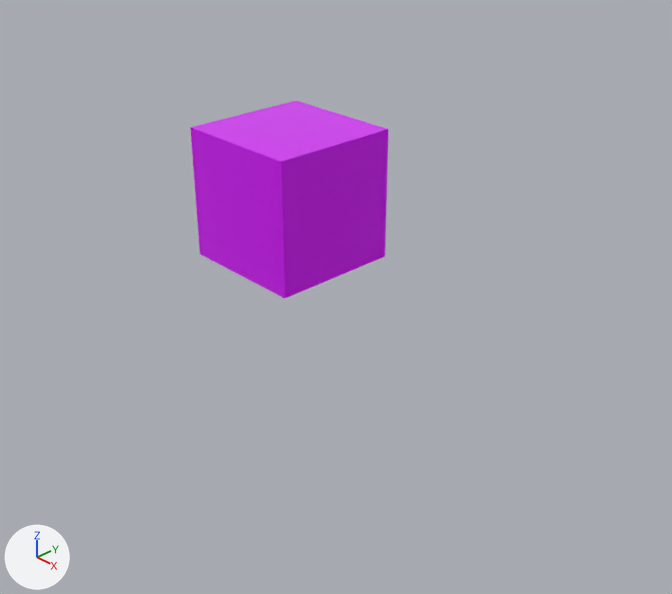
Two versions of the Blender file GameDevTvBasics.blend, one commit apart.
Rendered twice from a camera (50 mm lens) standing at (9.85, -8.35, 6.06) and looking at (0.57, 0.38, -0.64). Every picture has the same lights, and +X, +Y and +Z are marked at lower left.
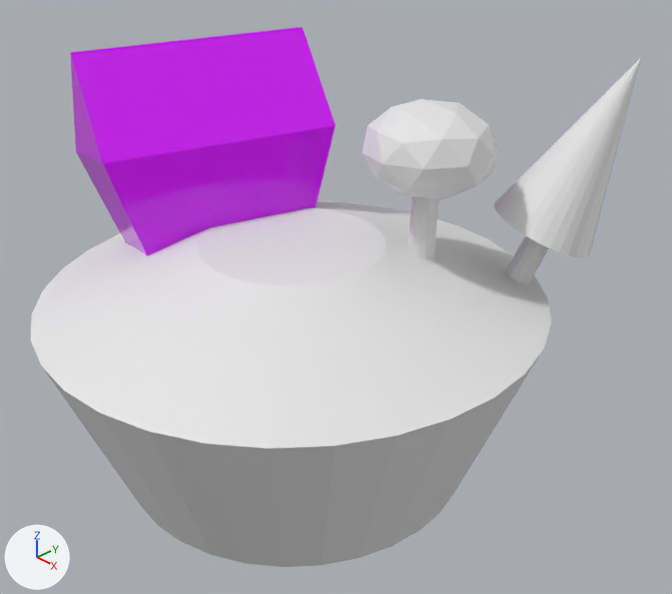
Commit message: Creation of the blockout

Boxes [x1, y1, x2, y2] around the edits, measured in the pictures (672 x 594 px):
'Base', added: after [31, 200, 551, 567]
'Cube', reshaped, moved, turned, rescaled: before [190, 101, 388, 298]; after [70, 27, 335, 256]
'Cone', added: after [494, 58, 641, 258]
'Cylinder.001', added: after [362, 99, 497, 200]
'Cylinder', added: after [408, 196, 439, 260]
'Cylinder.002', added: after [506, 236, 549, 284]
part 1 of me_cube, built on: before [191, 101, 388, 298]; after [70, 27, 335, 256]

Patch to the scene script:
```diff
--- a/GameDevTvBasics.blend.py
+++ b/GameDevTvBasics.blend.py
@@ me_cube @@
 me_cube.from_pydata(...)  # 8 vertices, 6 faces; spans x -1.0..1.0, y -1.0..1.0, z -1.0..1.0
 # used by ob_cube; location = (0.0, 0.0, 1.0)
 # verts and faces of me_cube; kept vertices keep their numbers, new ones are numbered from 8
 # before: 0 (1.0, 1.0, 1.0) at pixel (388, 129), 1 (1.0, 1.0, -1.0) at pixel (384, 256), 2 (1.0, -1.0, 1.0) at pixel (280, 161), 3 (1.0, -1.0, -1.0) at pixel (284, 298), 4 (-1.0, 1.0, 1.0) at pixel (295, 100)
 # before: 5 (-1.0, 1.0, -1.0), 6 (-1.0, -1.0, 1.0) at pixel (190, 127), 7 (-1.0, -1.0, -1.0) at pixel (199, 254)
+# me_cube part 1
+delete_faces([(0, 4, 6, 2)])
+verts[1] = (0.74, 0.74, -1.0)  # moved
+verts[3] = (0.74, -0.74, -1.0)  # moved, pixel (147, 257)
+verts[5] = (-0.74, 0.74, -1.0)  # moved
+verts[7] = (-0.74, -0.74, -1.0)  # moved, pixel (125, 242)
+verts[8] = (0.0, -1.0, 2.99)  # pixel (70, 52)
+verts[9] = (0.0, 1.0, 2.99)  # pixel (302, 26)
+faces += [(0, 4, 9), (0, 9, 8, 2), (4, 6, 8, 9), (2, 8, 6)]
 me_cube.materials.append(mat_purple)
@@ me_cylinder @@
+me_cylinder.from_pydata(...)  # 128 vertices, 98 faces; spans x -1.0..1.0, y -1.0..1.0, z 0.15..1.25
@@ me_cone @@
+me_cone.from_pydata(...)  # a 32-sided cone pointing to +z spanning x -1.0..1.0, y -1.0..1.0, z -1.0..1.0
@@ me_cylinder_005 @@
+me_cylinder_005.from_pydata(...)  # a 12-sided cylinder along z spanning x -1.0..1.0, y -1.0..1.0, z -1.0..1.0
@@ me_cylinder_004 @@
+me_cylinder_004.from_pydata(...)  # an icosphere of 80 faces spanning x -4.63..4.63, y -4.87..4.87, z -0.86..2.86
@@ ob_cube @@
 ob_cube = bpy.data.objects.new('Cube', me_cube)
-ob_cube.location = (0.0, 0.0, 1.0)
+ob_cube.location = (-1.95, -0.01, 0.57)
+ob_cube.rotation_euler = (0.0, -0.198, -0.263)  # degrees (0, -11, -15)
+ob_cube.scale = (0.861, 1.9, 0.78)
@@ ob_base @@
+ob_base = bpy.data.objects.new('Base', me_cylinder)
+ob_base.location = (0.0, 0.0, -4.18)
+ob_base.scale = (3.95, 3.95, 3.5)
@@ ob_cone @@
+ob_cone = bpy.data.objects.new('Cone', me_cone)
+ob_cone.location = (2.77, 3.45, 1.62)
+ob_cone.rotation_euler = (-0.328, 0.252, -0.093)  # degrees (-19, 14, -5.3)
+ob_cone.scale = (0.827, 0.827, 1.43)
@@ ob_cylinder_002 @@
+ob_cylinder_002 = bpy.data.objects.new('Cylinder.002', me_cylinder_005)
+ob_cylinder_002.location = (2.34, 2.94, -0.03)
+ob_cylinder_002.rotation_euler = (-0.328, 0.252, -0.0931)  # degrees (-19, 14, -5.3)
+ob_cylinder_002.scale = (-0.205, -0.205, 0.536)
@@ ob_cylinder_001 @@
+ob_cylinder_001 = bpy.data.objects.new('Cylinder.001', me_cylinder_004)
+ob_cylinder_001.location = (1.36, 1.48, 1.31)
+ob_cylinder_001.rotation_euler = (-0.0492, 0.0121, -0.000594)  # degrees (-2.8, 0.7, -0)
+ob_cylinder_001.scale = (-0.205, -0.205, 0.377)
@@ ob_cylinder @@
+ob_cylinder = bpy.data.objects.new('Cylinder', me_cylinder_005.copy())
+ob_cylinder.location = (1.35, 1.45, 0.52)
+ob_cylinder.rotation_euler = (-0.0492, 0.0121, -0.000594)  # degrees (-2.8, 0.7, -0)
+ob_cylinder.scale = (-0.205, -0.205, 0.536)
```
